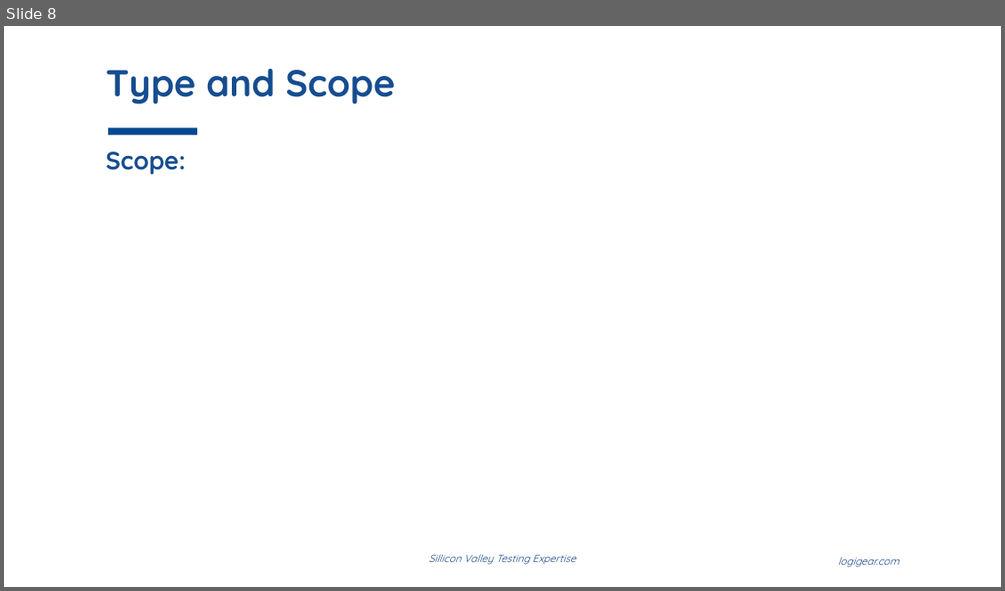
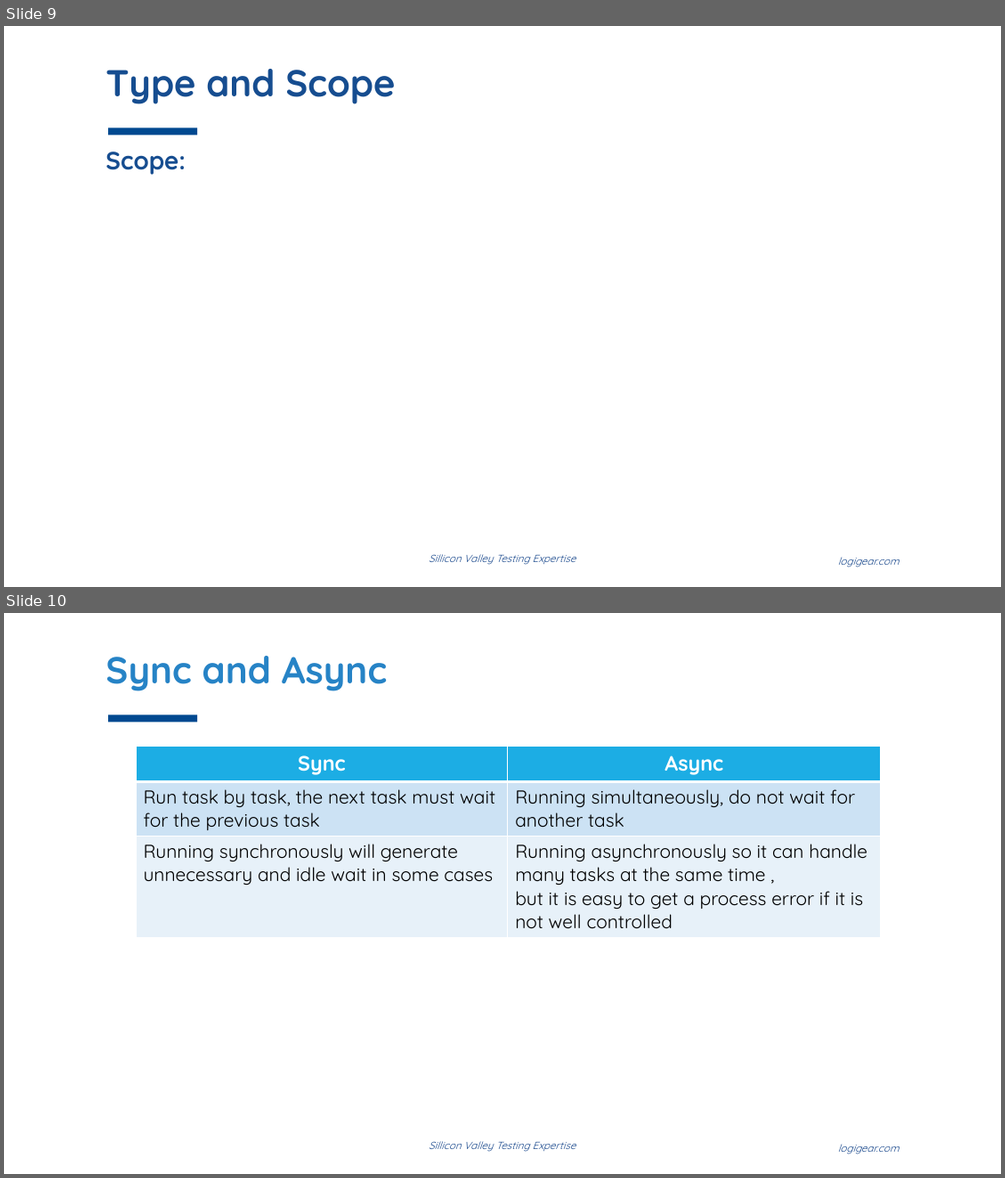
Before and after one commit to thewalldao/ICT_PROTRACTOR, a slide deck: Document/Study_document/inContact.pptx. Shown one above the other, each under a label of ours: slide 8 before the commit, slides 9 and 10 after it. The pictures are 1005x591 and 1005x1178 pixels, drawn with LibreOffice and Linux fonts; fonts in the diff are those of the drawing; background and template pictures are left out. Boxes give left, top, right and bottom in pixels: in the first picture for what was removed or moved away, otherwise in the second. Text is boxed around its words. In the diff, an @@ line names an element or a change of style, - is before the commit and + after.

```diff
--- a/Document/Study_document/inContact.pptx
+++ b/Document/Study_document/inContact.pptx
@@ slide 10 added at [4, 613, 1001, 1174], background #FFFFFF; not listed: 3 template elements that a slide beside it also shows @@
@@ title added at [105, 656, 387, 691], 36 pt, text #2683C6, bold @@
+Sync and Async
@@ table added at [136, 747, 881, 933], 3 rows, 2 columns @@
+Sync | Async
+Run task by task, the next task must wait for the previous task | Running simultaneously, do not wait for another task
+Running synchronously will generate unnecessary and idle wait in some cases | Running asynchronously so it can handle many tasks at the same time , / but it is easy to get a process error if it is not well controlled
@@ what was slide 8 is now slide 9 @@
```
Also in this commit, not shown: 1 other slide added, 2 other files.
